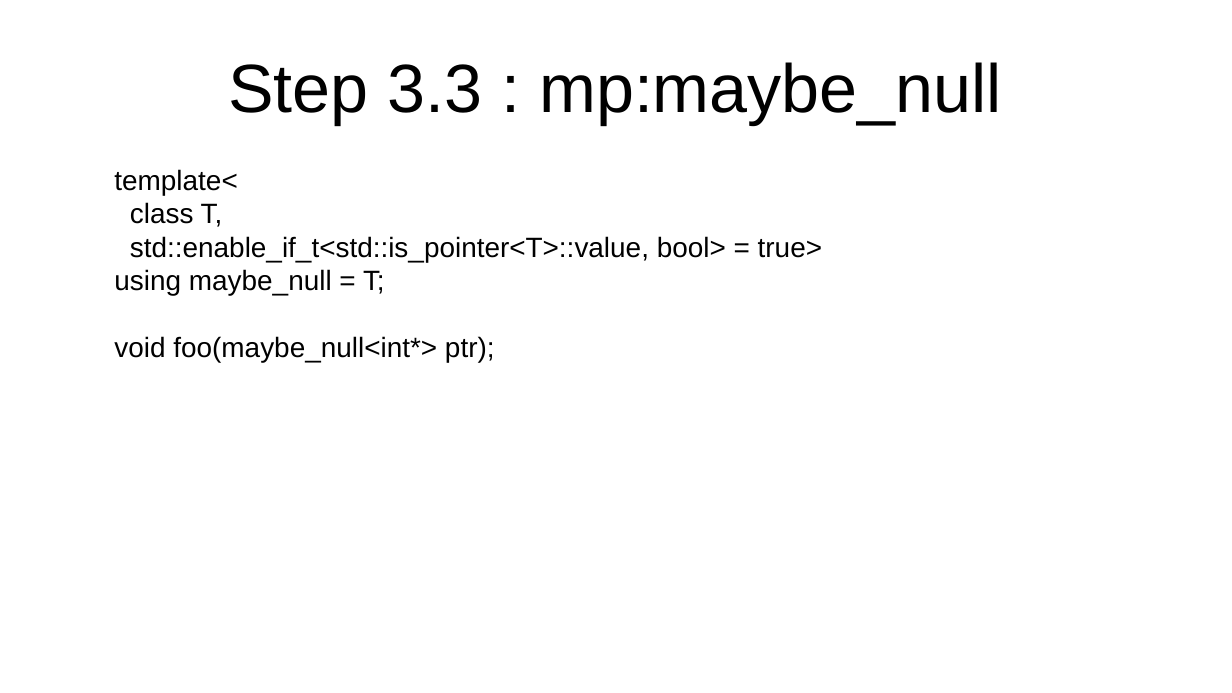
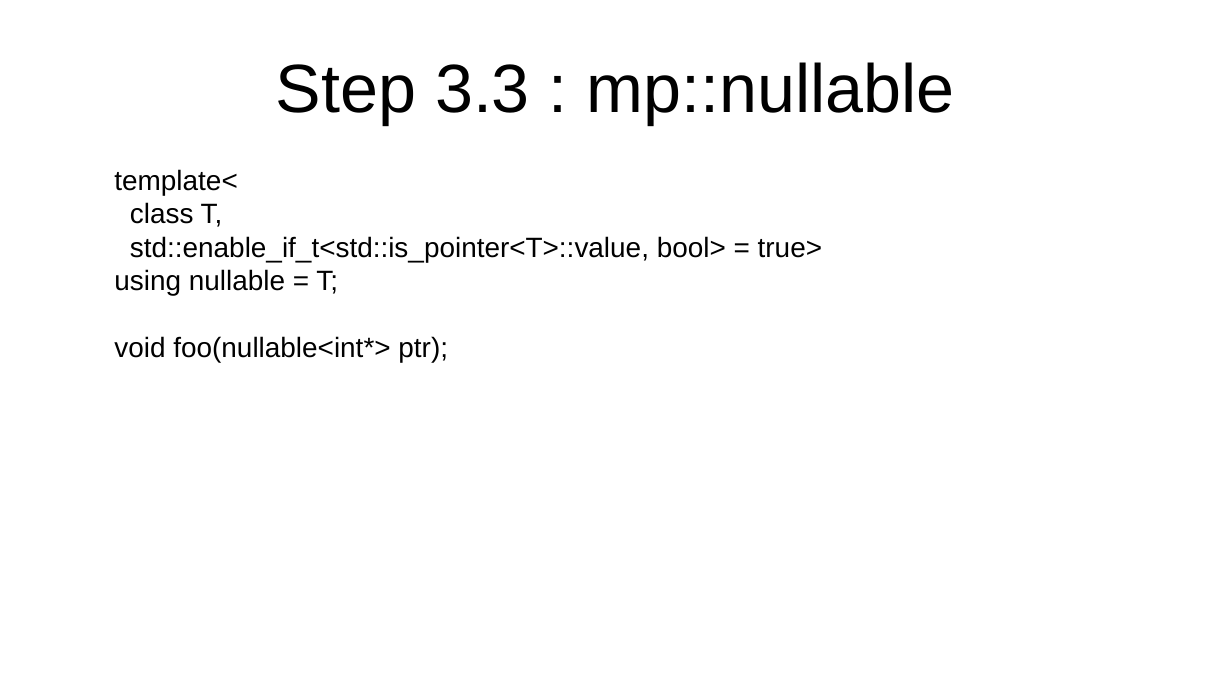
Before and after one commit to marcpawl/nullptr, a slide deck: slide 26 of slideshow.odp (slide 22 before the commit). Drawn at 1232x693 pixels with LibreOffice and Linux fonts; fonts in the diff are those of the drawing. Boxes give left, top, right and bottom in pixels: in the first picture for what was removed or moved away, otherwise in the second. Text is boxed around its words. In the diff, an @@ line names an element or a change of style, - is before the commit and + after.

```diff
--- a/slideshow.odp
+++ b/slideshow.odp
@@ title at <box>276,62,955,125</box>: text changed @@
-Step 3.3 : mp:maybe_null
+Step 3.3 : mp::nullable
@@ text at <box>114,169,822,362</box>: text changed @@
-template<
-class T,
-std::enable_if_t<std::is_pointer<T>::value, bool> = true>
-using maybe_null = T;
-void foo(maybe_null<int*> ptr);
+template<
+class T,
+std::enable_if_t<std::is_pointer<T>::value, bool> = true>
+using nullable = T;
+void foo(nullable<int*> ptr);
```
Also in this commit, not shown: 19 other slides changed, 7 slides added, 1 other file.
